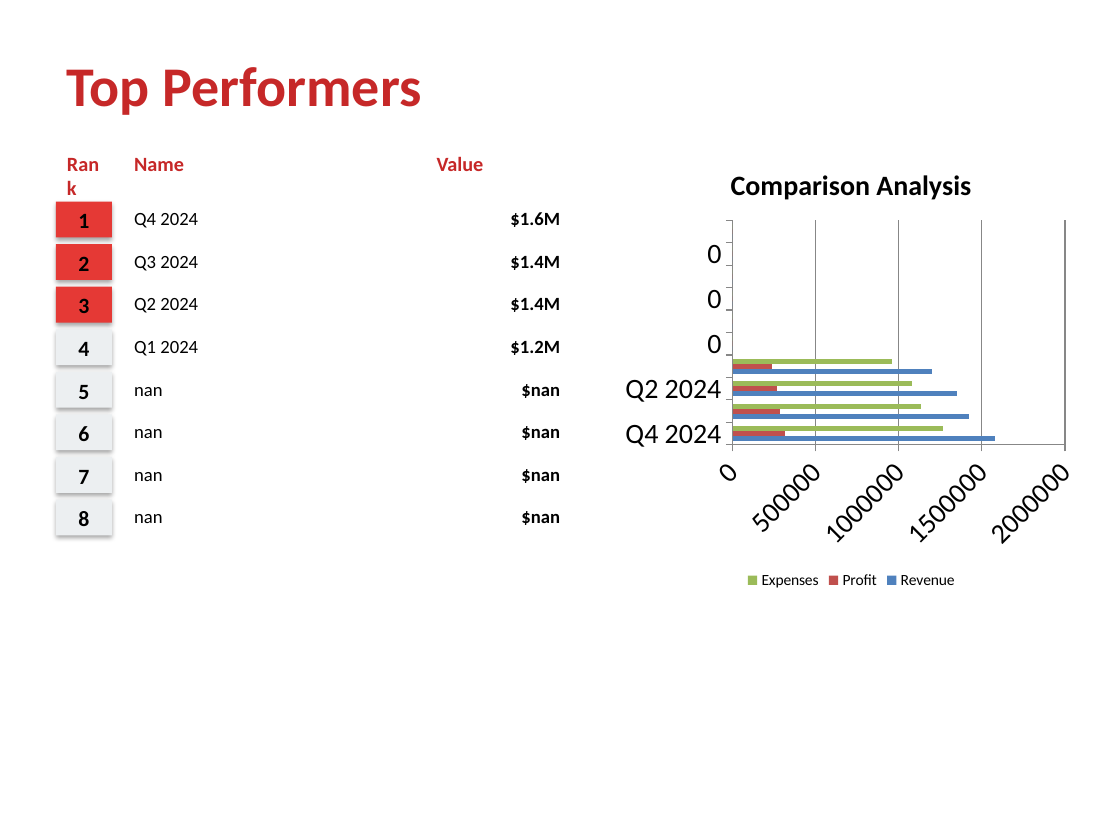
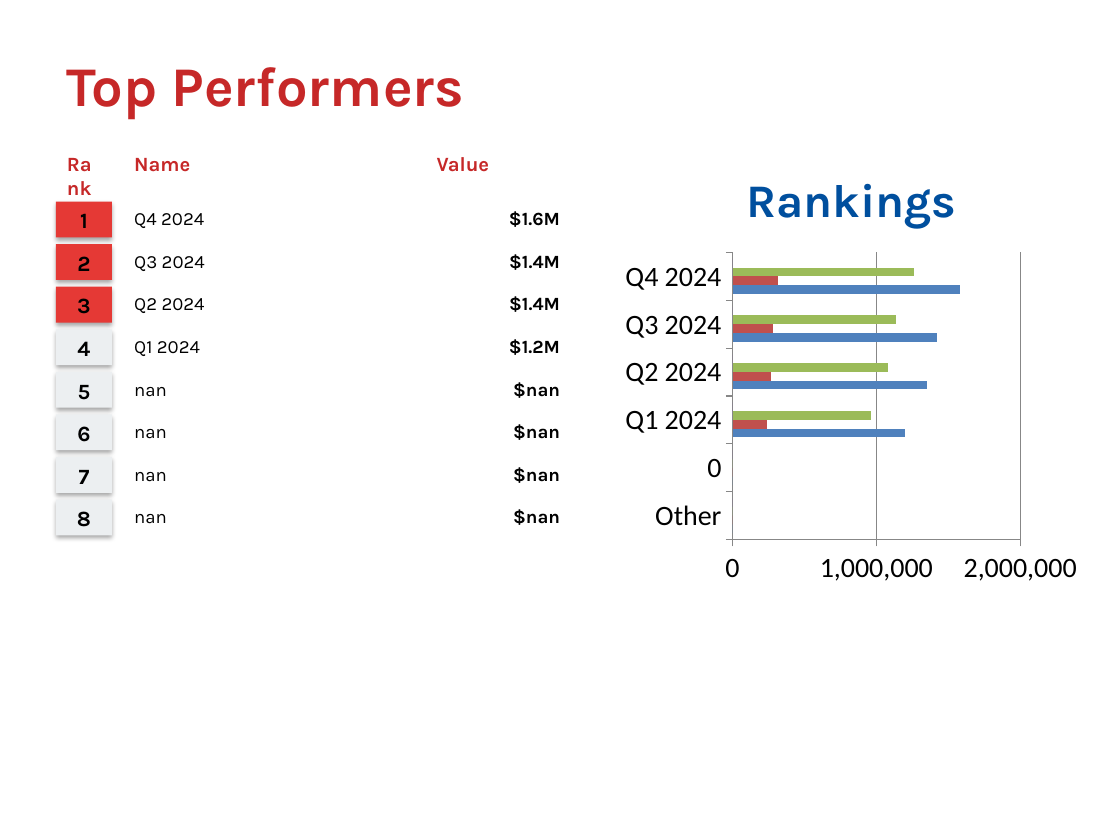
Before and after one commit to gaurav13407/FINEDECK-Excel-to-PPT-, a slide deck: slide 8 of examples/demo_PPT/backend_test_output.pptx. Drawn at 1120x840 pixels with LibreOffice and Linux fonts; fonts in the diff are those of the drawing. Boxes give left, top, right and bottom in pixels: in the first picture for what was removed or moved away, otherwise in the second. Text is boxed around its words. In the diff, an @@ line names an element or a change of style, - is before the commit and + after.

```diff
--- a/examples/demo_PPT/backend_test_output.pptx
+++ b/examples/demo_PPT/backend_test_output.pptx
@@ bar chart at (616,146,1086,594) @@
@@ title "Comparison Analysis" to "Rankings" @@
-categories: Q4 2024, Q3 2024, Q2 2024, Q1 2024, 0, 0, 0, 0, 0, 0
+categories: Other, 0, Q1 2024, Q2 2024, Q3 2024, Q4 2024
-Revenue: 1580000, 1420000, 1350000, 1200000, 0, 0, 0, 0, 0, 0
+Series 1: 0, 0, 1200000, 1350000, 1420000, 1580000
-Profit: 320000, 280000, 270000, 240000, 0, 0, 0, 0, 0, 0
+Series 2: 0, 0, 240000, 270000, 280000, 320000
-Expenses: 1260000, 1140000, 1080000, 960000, 0, 0, 0, 0, 0, 0
+Series 3: 0, 0, 960000, 1080000, 1140000, 1260000
+Series 4: 0, 0, 0, 0, 0, 0
@@ legend changed @@
@@ value axis changed @@
@@ font Calibri to Karla in 25 elements at (67,67,465,120), (56,146,112,190), (134,158,190,172), (437,157,490,172), (80,213,88,228), (134,213,204,228), (509,211,560,227), (77,256,90,271), (134,256,205,271), (509,254,560,270), (134,298,205,313), (509,296,560,312), (134,341,200,356), (509,339,560,355), (78,385,91,400), (134,387,167,397), (513,382,560,398), (77,426,90,442), (134,429,167,439), (513,424,560,440), (134,472,167,482), (513,467,560,483), (77,511,91,527), (134,514,167,524), (513,509,560,525) @@
```
Also in this commit, not shown: 9 other slides changed, 22 other files.
